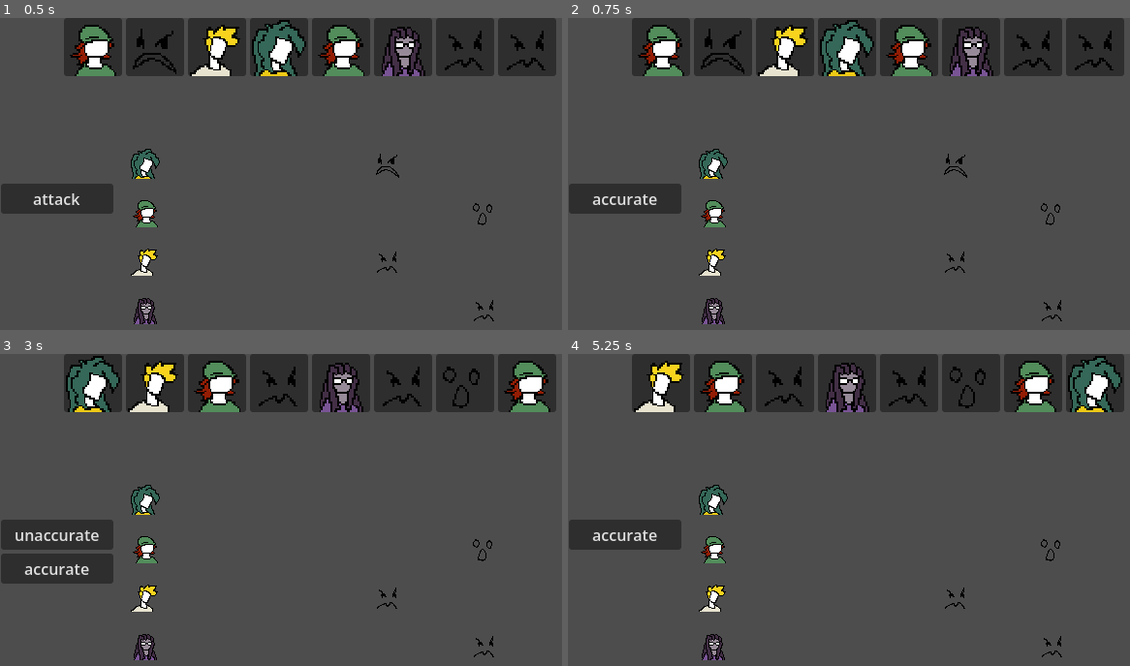
Above: before the commit, frames 1-4 (two rows, left to right).
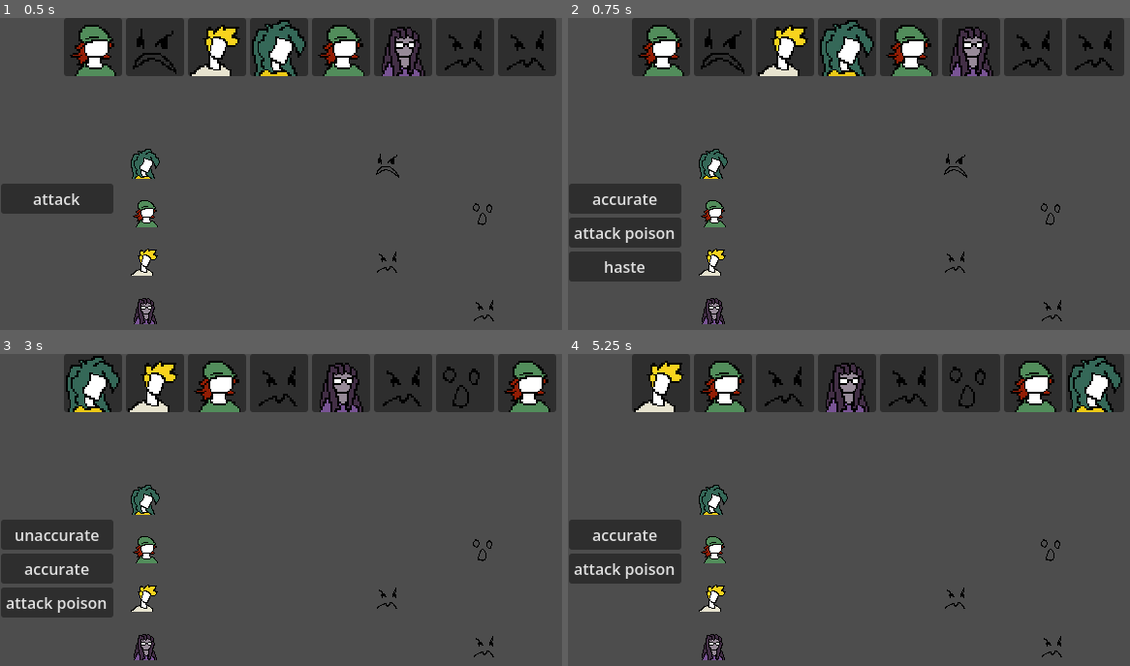
Above: after the commit, the same moments.

Repository: Octologue/godot-test-project
Game: Godot game, scene res://battle_logic/scenes/battle_scene.tscn
Same seed, same stepped clock (60 frames per second), same inputs: the game is played once before the commit and once after it.
Inputs:
- Up to frame 1 (0.5 s): no input
- Up to frame 2 (0.75 s): click "attack" at 0.5 s
- Up to frame 3 (3 s): click "accurate" at 1.25 s; click "enemy 1" at 2 s; click "attack" at 2.75 s
- Up to frame 4 (5.25 s): click "unaccurate" at 3.5 s; click "enemy 2 a" at 4.25 s; click "attack" at 5 s

Frame 1 is identical in both runs. In frame 2, 3.7% of the frame differs, in the area x 0-21%, y 63-85%; in frame 3, 1.9%; in frame 4, 1.9%.

Commit message:
effects work i think???

Diff:
--- a/battle_logic/battle_system.gd
+++ b/battle_logic/battle_system.gd
@@ -74,6 +74,7 @@
 	EventBus.character_died.connect(_on_character_died)
 	EventBus.attacked_ennemy.connect(enemy_button_pressed)
 	EventBus.selected_move.connect(move_button_pressed)
+	EventBus.speed_changed.connect(sort_and_display)
 	attack_button.pressed.connect(show_move_selection)
 
 	change_state(BattleState.START)
@@ -87,6 +88,9 @@
 	change_state(BattleState.NEXT_TURN)
 
 func next_turn():
+
+	for chara in player_list + enemy_list:
+		chara.effects_trigger()
 
 	check_end_of_battle()
 	timeline = timeline.filter(func(entry): return entry["character"].alive)
--- a/battle_logic/classes/Character.gd
+++ b/battle_logic/classes/Character.gd
@@ -43,7 +43,6 @@
 		else:
 			queue.append(queue[-1] + delay)
 
-
 func pop_out():
 	if not alive:
 		return
@@ -66,6 +65,9 @@
 		HP -= damage
 		print(title, " attacked by ", attacker.title, " with ",move.title, " and now has ", HP, " HP.")
 
+		if randf() <= move.proc:
+			effect_proc(move.effect)
+
 	else:
 		print(attacker.title," attack's missed ",title)
 
@@ -81,19 +83,25 @@
 			new = false
 			break
 	if new != false:
-		effects.append(effect.duplicate())
-		if effect is StatChange:
-			effect.trigger(self)
+		var new_effect = effect.duplicate()
+		effects.append(new_effect)
+		if new_effect is StatChange:
+			new_effect.trigger(self)
+			if new_effect.stat == SPE:
+				EventBus.speed_changed.emit()
+
+	print (effect.title, " has proc and affect ", title)
 
 func effects_trigger():
 	for effect in effects:
-		if effect is StatChange:
-			continue
-		else:
-			effect.trigger()
+		effect.duration -= 1
+		if effect is not StatChange:
+			effect.trigger(self)
 		if effect.duration == 0:
-			effect.stop_trigger()
-
+			effect.stop_trigger(self)
+			effects.erase(effect)
+			if effect is StatChange and effect.stat == SPE:
+				EventBus.speed_changed.emit()
 
 
 func die():
--- a/battle_logic/classes/Move.gd
+++ b/battle_logic/classes/Move.gd
@@ -2,11 +2,14 @@
 
 class_name Move
 
-enum Categories {MELEE,RANGED,HEAL,STATUS}
+
 @export var title : String
 @export var sp_cost : int
 @export_range(0,1) var acc : float
 @export var category : Categories
+enum Categories {MELEE,RANGED,HEAL,STATUS}
 @export var power : int
 @export_range(0,1) var proc : float
 @export var effect : Effect
+@export var move_range : Ranges
+enum Ranges {SELF, ENEMY, ALLY, ENEMIES, ALLIES}
--- a/battle_logic/classes/effect classes/Poison.gd
+++ b/battle_logic/classes/effect classes/Poison.gd
@@ -5,3 +5,7 @@
 
 func trigger(chara: Character):
 	chara.HP -= damage
+	print (chara.title, " took ",damage," damage from poison and has ",chara.HP," HP ")
+
+func stop_trigger(chara:Character):
+	print(title, " stopped!")
--- a/battle_logic/classes/effect classes/StatChange.gd
+++ b/battle_logic/classes/effect classes/StatChange.gd
@@ -26,6 +26,8 @@
 			base_stat = chara.SPE
 			chara.SPE *= power
 
+	print(chara.title,"'s stats changed")
+
 func stop_trigger(chara:Character):
 	match stat:
 		Stats.MATK:
@@ -38,3 +40,4 @@
 			chara.RDEF = base_stat
 		Stats.SPE:
 			chara.SPE = base_stat
+	print(chara.title,"'s stats came back to normal")
--- a/battle_logic/data/characters/enemy3.tres
+++ b/battle_logic/data/characters/enemy3.tres
@@ -10,7 +10,7 @@
 script = ExtResource("1_401yt")
 title = "enemy 3"
 sprite = ExtResource("2_i4uq8")
-HP = 150
+HP = 100
 SP = 100
 MATK = 20
 RATK = 20
--- a/battle_logic/data/characters/player1.tres
+++ b/battle_logic/data/characters/player1.tres
@@ -5,6 +5,7 @@
 [ext_resource type="Texture2D" uid="uid://bfxywgud0bk3s" path="res://battle_logic/sprites/New Piskel (3).png" id="2_28270"]
 [ext_resource type="Resource" uid="uid://bf6iis5ysvasj" path="res://battle_logic/data/moves/unaccurate.tres" id="2_wg38l"]
 [ext_resource type="Resource" uid="uid://cv8lh8med48ox" path="res://battle_logic/data/moves/accurate.tres" id="3_n0hb2"]
+[ext_resource type="Resource" path="res://battle_logic/data/moves/attack_poison.tres" id="4_n0hb2"]
 
 [resource]
 script = ExtResource("1_lgkgl")
@@ -18,5 +19,5 @@
 MDEF = 60
 RDEF = 60
 SPE = 50
-moveset = Array[ExtResource("1_e3w7p")]([ExtResource("2_wg38l"), ExtResource("3_n0hb2")])
+moveset = Array[ExtResource("1_e3w7p")]([ExtResource("2_wg38l"), ExtResource("3_n0hb2"), ExtResource("4_n0hb2")])
 metadata/_custom_type_script = "uid://daasw55bdrk7d"
--- a/battle_logic/data/characters/player2.tres
+++ b/battle_logic/data/characters/player2.tres
@@ -3,6 +3,8 @@
 [ext_resource type="Script" uid="uid://dwkthqmibmlio" path="res://battle_logic/classes/Move.gd" id="1_dup7b"]
 [ext_resource type="Script" uid="uid://daasw55bdrk7d" path="res://battle_logic/classes/Character.gd" id="2_3yjxn"]
 [ext_resource type="Resource" uid="uid://cv8lh8med48ox" path="res://battle_logic/data/moves/accurate.tres" id="2_tarlx"]
+[ext_resource type="Resource" path="res://battle_logic/data/moves/attack_poison.tres" id="3_tcyek"]
+[ext_resource type="Resource" path="res://battle_logic/data/moves/haste_status.tres" id="4_66p5c"]
 [ext_resource type="Texture2D" uid="uid://dmngb0ey8t2kx" path="res://battle_logic/sprites/New Piskel (4).png" id="4_tarlx"]
 
 [resource]
@@ -17,5 +19,5 @@
 MDEF = 40
 RDEF = 40
 SPE = 90
-moveset = Array[ExtResource("1_dup7b")]([ExtResource("2_tarlx")])
+moveset = Array[ExtResource("1_dup7b")]([ExtResource("2_tarlx"), ExtResource("3_tcyek"), ExtResource("4_66p5c")])
 metadata/_custom_type_script = "uid://daasw55bdrk7d"
--- a/battle_logic/data/characters/player3.tres
+++ b/battle_logic/data/characters/player3.tres
@@ -3,6 +3,7 @@
 [ext_resource type="Script" uid="uid://dwkthqmibmlio" path="res://battle_logic/classes/Move.gd" id="1_6sqkr"]
 [ext_resource type="Script" uid="uid://daasw55bdrk7d" path="res://battle_logic/classes/Character.gd" id="1_lhxeu"]
 [ext_resource type="Resource" uid="uid://cv8lh8med48ox" path="res://battle_logic/data/moves/accurate.tres" id="2_ow74c"]
+[ext_resource type="Resource" path="res://battle_logic/data/moves/attack_poison.tres" id="3_wrwlk"]
 [ext_resource type="Texture2D" uid="uid://cy22jmi8oycf2" path="res://battle_logic/sprites/New Piskel (5).png" id="4_ow74c"]
 
 [resource]
@@ -17,5 +18,5 @@
 MDEF = 80
 RDEF = 90
 SPE = 50
-moveset = Array[ExtResource("1_6sqkr")]([ExtResource("2_ow74c")])
+moveset = Array[ExtResource("1_6sqkr")]([ExtResource("2_ow74c"), ExtResource("3_wrwlk")])
 metadata/_custom_type_script = "uid://daasw55bdrk7d"
--- a/battle_logic/data/effects/haste.tres
+++ b/battle_logic/data/effects/haste.tres
@@ -5,7 +5,7 @@
 [resource]
 script = ExtResource("1_74d2h")
 stat = 4
-power = 1.5
+power = 2.0
 title = "haste"
 duration = 3
 cumulable = true
--- a/battle_logic/data/moves/attack_poison.tres
+++ b/battle_logic/data/moves/attack_poison.tres
@@ -7,9 +7,9 @@
 script = ExtResource("1_sc5fq")
 title = "attack poison"
 sp_cost = 20
-acc = 0.8
+acc = 1.0
 category = 1
 power = 50
-proc = 0.9
+proc = 1.0
 effect = ExtResource("1_mrpqm")
 metadata/_custom_type_script = "uid://dwkthqmibmlio"
--- a/battle_logic/scenes/battle_scene.tscn
+++ b/battle_logic/scenes/battle_scene.tscn
@@ -139,7 +139,7 @@
 layout_mode = 2
 text = "attack"
 
-[node name="EnemySelection" type="VBoxContainer" parent="UI" unique_id=1673753465]
+[node name="MoveSelection" type="VBoxContainer" parent="UI" unique_id=1566199477]
 visible = false
 anchors_preset = -1
 anchor_top = 0.997
@@ -147,13 +147,27 @@
 offset_left = 1.0
 offset_top = -187.92
 offset_right = 117.0
-offset_bottom = 0.0799866
+offset_bottom = 0.07998657
 grow_horizontal = 2
 grow_vertical = 0
 size_flags_horizontal = 4
 size_flags_vertical = 4
 
-[node name="MoveSelection" type="VBoxContainer" parent="UI" unique_id=1566199477]
+[node name="AllySelection" type="VBoxContainer" parent="UI" unique_id=2144317351]
+visible = false
+anchors_preset = -1
+anchor_top = 0.997
+anchor_bottom = 0.997
+offset_left = 1.0
+offset_top = -187.92
+offset_right = 117.0
+offset_bottom = 0.07998657
+grow_horizontal = 2
+grow_vertical = 0
+size_flags_horizontal = 4
+size_flags_vertical = 4
+
+[node name="EnemySelection" type="VBoxContainer" parent="UI" unique_id=1673753465]
 visible = false
 anchors_preset = -1
 anchor_top = 0.997
--- a/event_bus.gd
+++ b/event_bus.gd
@@ -4,3 +4,4 @@
 signal character_died
 signal attacked_ennemy(Character)
 signal selected_move(Move)
+signal speed_changed
Not shown: 1 places in battle_logic/data/moves/attack_poison.tres that only renumber resources
Not shown, changed: battle_logic/sprites/New Piskel (1).png.import
Not shown, changed: battle_logic/sprites/New Piskel (2).png.import
Not shown, changed: battle_logic/sprites/New Piskel (3).png.import
Not shown, changed: battle_logic/sprites/New Piskel (4).png.import
Not shown, changed: battle_logic/sprites/New Piskel (5).png.import
Not shown, changed: battle_logic/sprites/New Piskel (6).png.import
Not shown, changed: battle_logic/sprites/New Piskel.png.import
Not shown, changed: icon.svg.import
